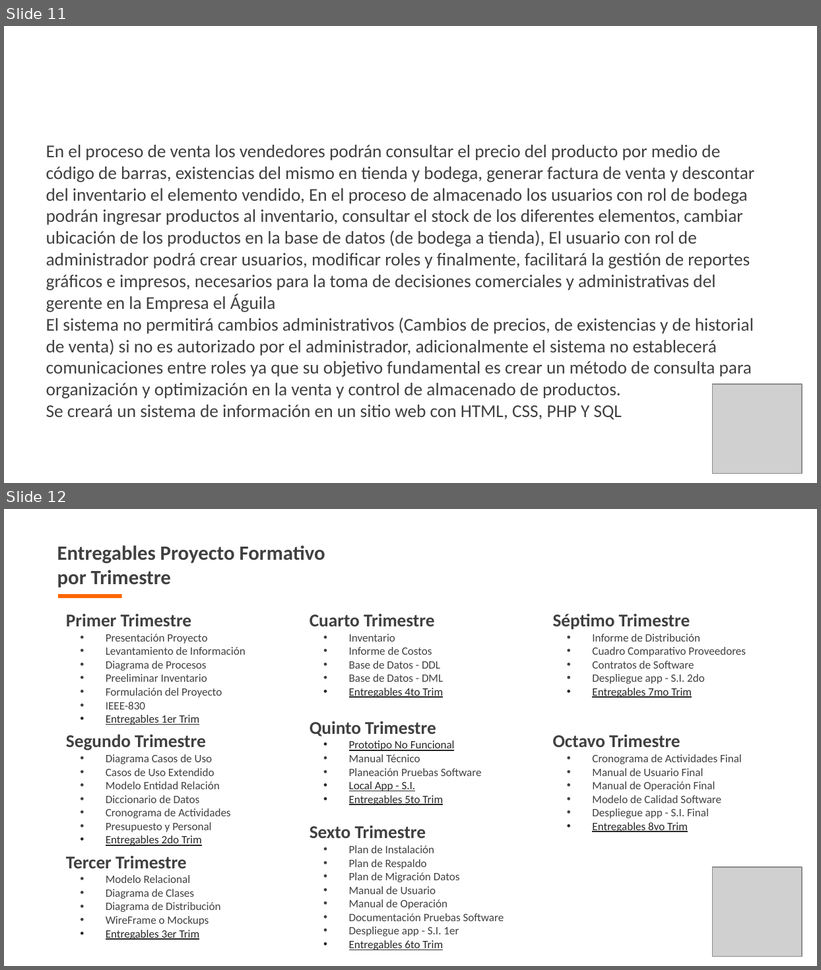
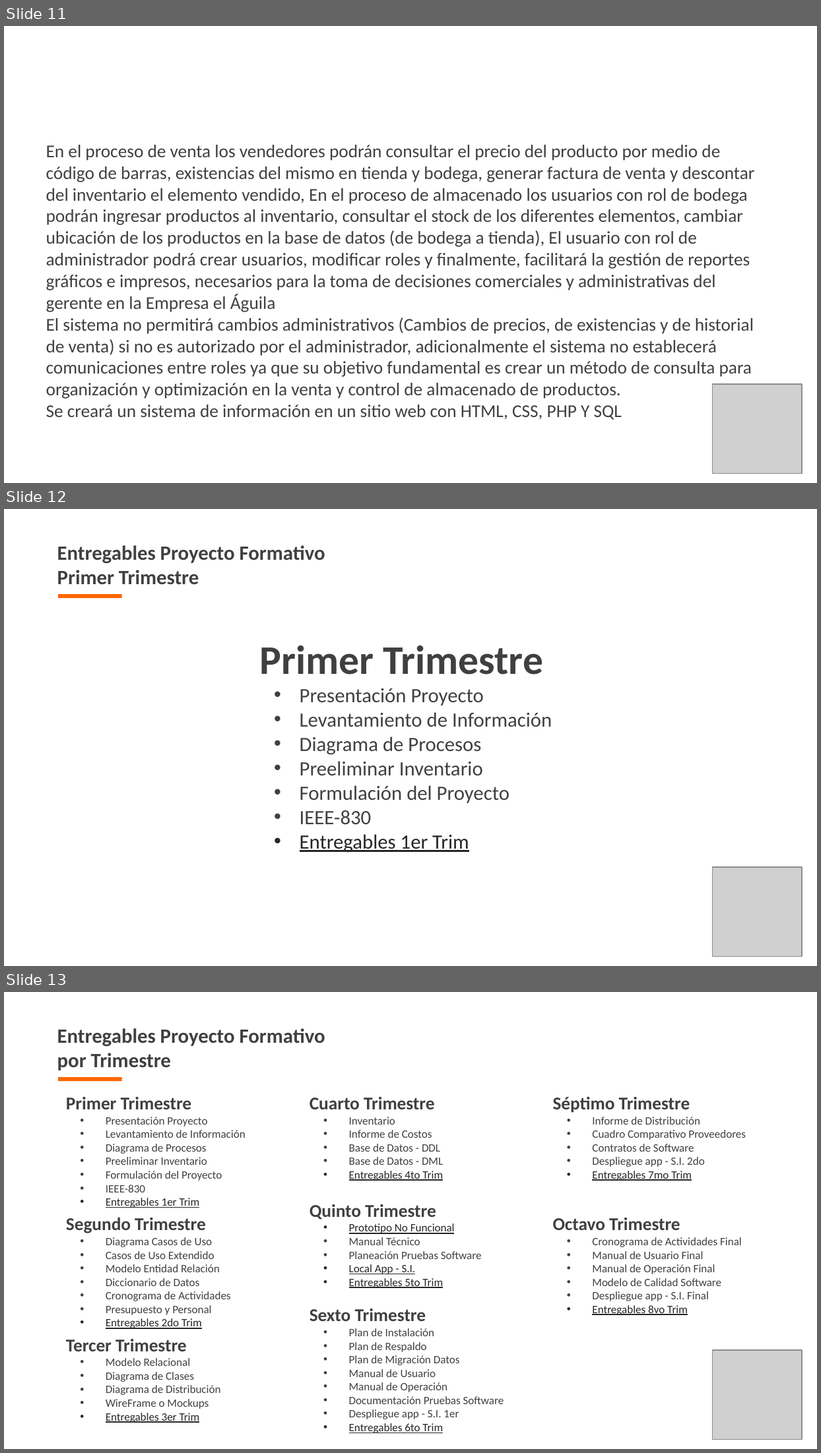
Before and after one commit to bsgaleano20/proyecto_tec_adsi, a slide deck: app/app_documentacion/1er_trim/1_1_1_presentacion_proyecto.pptx. Shown one above the other, each under a label of ours: slides 11 and 12 before the commit, slides 11, 12 and 13 after it. The pictures are 821x970 and 821x1453 pixels, drawn with LibreOffice and Linux fonts; fonts in the diff are those of the drawing; grey boxes stand for pictures; background and template pictures are left out. Boxes give left, top, right and bottom in pixels: in the first picture for what was removed or moved away, otherwise in the second. Text is boxed around its words. In the diff, an @@ line names an element or a change of style, - is before the commit and + after.

```diff
--- a/app/app_documentacion/1er_trim/1_1_1_presentacion_proyecto.pptx
+++ b/app/app_documentacion/1er_trim/1_1_1_presentacion_proyecto.pptx
@@ slide 12 added at <box>4,509,817,966</box>, background picture (left out) @@
@@ text added at <box>57,545,325,585</box>, 18 pt, text #404040, bold @@
+Entregables Proyecto Formativo
+Primer Trimestre
@@ rectangle added at <box>57,594,122,599</box>, fill #FF6600 @@
@@ text added at <box>260,646,552,853</box>, 18 pt, text #404040 @@
+Primer Trimestre
+• Presentación Proyecto
+• Levantamiento de Información
+• Diagrama de Procesos
+• Preeliminar Inventario
+• Formulación del Proyecto
+• IEEE-830
+• Entregables 1er Trim
@@ picture added at <box>712,867,802,957</box> @@
@@ what was slide 12 is now slide 13 @@
```
Also in this commit, not shown: 5 slides changed, 3 other files.
